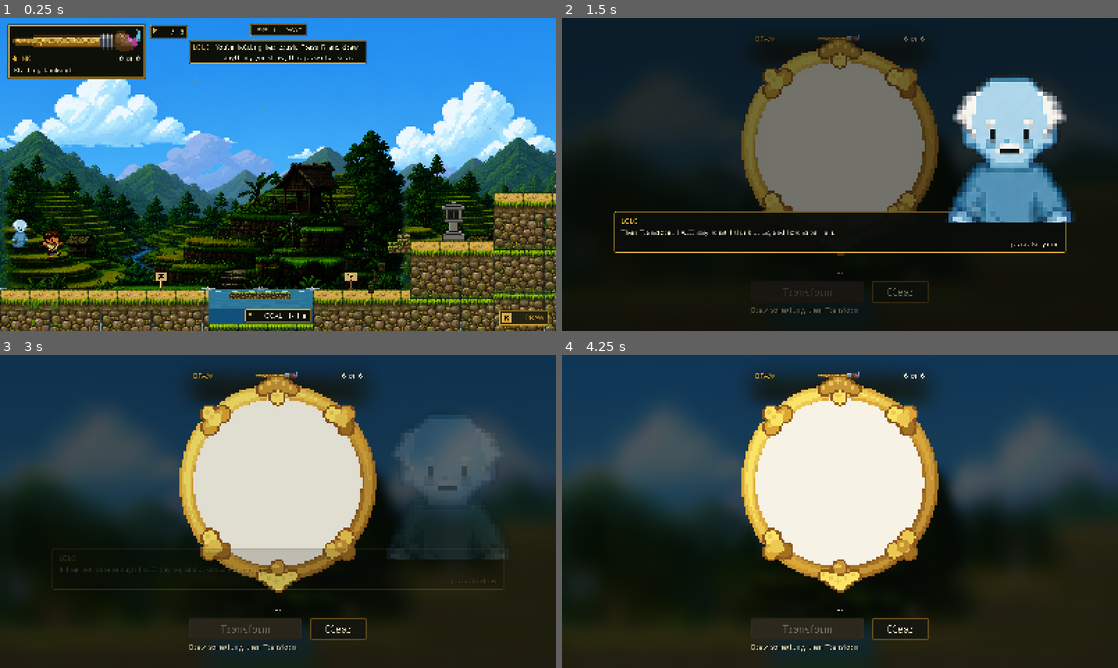
Above: before the commit, frames 1-4 (two rows, left to right).
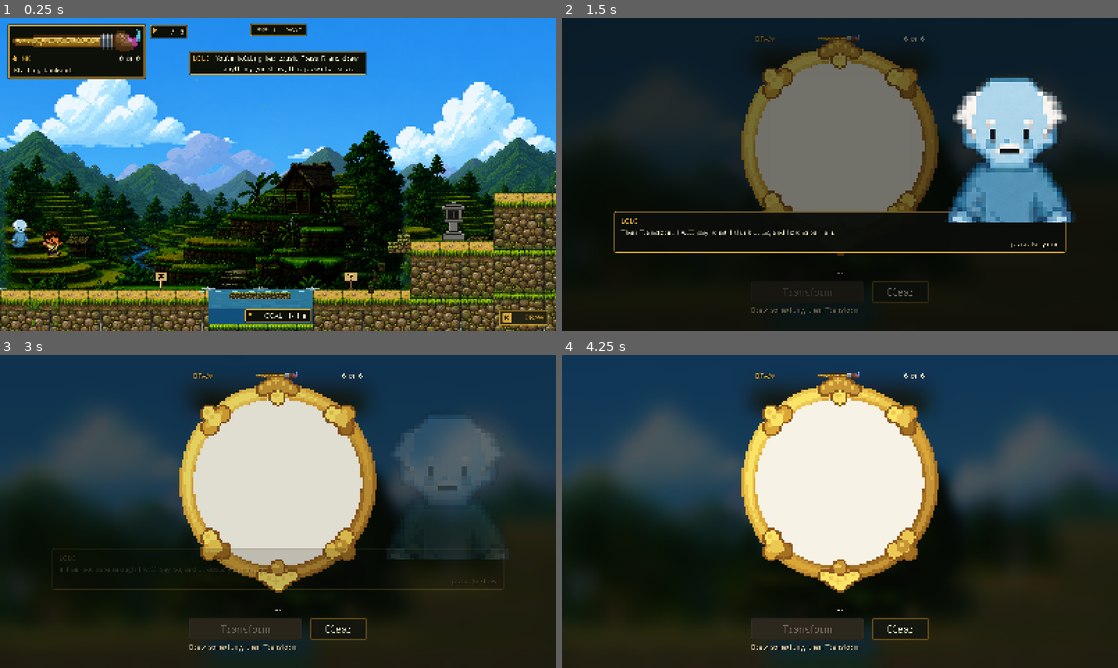
Above: after the commit, the same moments.

Repository: hyuuuan/OBRA
Game: Godot game, scene res://game_level.tscn
The game is run twice, just before and just after one commit, with the same random seed, the same clock (stepped at 60 frames per second) and the same inputs. This scene is started directly instead of the project's main scene.
Inputs (mouse positions are in pixels of both pictures, inside the frame that each line leads up to):
- Up to frame 1 (0.25 s): no input
- Up to frame 2 (1.5 s): click "DRAW" at 0.5 s; tap Enter (ui_accept) at 1.25 s; drag from (840, 146) to (823, 305) at 1.27 s
- Up to frame 3 (3 s): click "Clear" at 2 s; tap Enter (ui_accept) at 2.75 s; drag from (166, 527) to (261, 642) at 2.77 s
- Up to frame 4 (4.25 s): tap R (redraw) at 3.5 s; move the mouse to (895, 442) at 3.52 s; hold D (move_right) from 3.53 s (still down); hold Q (revert_form) from 3.53 s (still down)

The runs differ from the first frame. In frame 1, 2.9% of the frame differs, in the area x 34-99%, y 7-99%; in frame 2, less than 0.1%; in frame 3, 0.7%; in frame 4, 0.8%.

Commit message:
Ask each level what the player should be doing, five times a second
_current_objective() is a new level hook returning a line key, the
obstacle it is about and a place to point. It is DERIVED from the run
every time it is asked, never set at the moment something happened --
an objective written on an event is wrong after every checkpoint
restore, fall and doorway that did not go through that event, which is
the lesson the room framing already learned.

The words live in the level config's objectives block so the class-name
rule can be audited on them. A line with a .tags twin names what the
obstacle is asking for in the strip's own vocabulary, but only once
those tags have been taught: unlocked on the profile, or, for a tutorial
beat whose opening line names them, once the player has walked in. The
marker only points within the space the player is in, since a room is
parked thousands of units from the terrace it opens off.

The hint bar moves down under the new line.

Diff:
--- a/game/scripts/hint_bar.gd
+++ b/game/scripts/hint_bar.gd
@@ -23,10 +23,10 @@
 ## clear. The top of the frame is the one band of a side-scroller that is reliably empty,
 ## and it is the band the player is NOT looking at while they are judging a jump.
 ##
-## Under the badge (which owns y 20..52) and between the two top corners: the HUD frame ends
-## at x 418 and the morph card begins at x 1202, so a bar of this width centred on 800 sits
-## in the gap rather than over either of them.
-const TOP := 66.0
+## Under the badge (which owns y 20..52) and the objective line beneath it (56..90), and
+## between the two top corners: the HUD frame ends at x 418 and the morph card begins at
+## x 1202, so a bar of this width centred on 800 sits in the gap rather than over either.
+const TOP := 98.0
 ## And NARROWER than it was. A hint is one instruction, read once. At 720 wide with the
 ## story box's padding it was a slab half the width of the screen -- which is what a beat of
 ## story is supposed to look like, and the whole point of this channel is that it is not one.
--- a/game/scripts/level_base.gd
+++ b/game/scripts/level_base.gd
@@ -119,6 +119,20 @@
 ## The obstacle the scene's DialogueNode2D presents, or "" if the level has none.
 func _dialogue_node_obstacle_id() -> String:
 	return ""
+
+
+## WHAT THE PLAYER SHOULD BE DOING NOW, worked out from the run rather than remembered.
+##
+## { key, obstacle?, target? }. `key` names a line in the level config's `objectives` block;
+## `obstacle`, when given, lets a line with a `.tags` variant say what that obstacle is asking
+## for in the same words the strip uses; `target` is a world position for the marker. Empty
+## means the level has nothing to point at, and the banner stands down.
+##
+## ⚠ DERIVED, NEVER SET. An objective written at the moment something happened is wrong after
+## every checkpoint restore, fall and doorway that did not go through that moment -- the same
+## reason the room framing is asked every frame instead of being set on the way in.
+func _current_objective() -> Dictionary:
+	return {}
 
 
 ## WHICH LEVEL THIS IS, asked of the level's own config rather than of the hub catalog.
@@ -228,6 +242,14 @@
 ## The framed box every story line is shown in. Built here rather than authored into the
 ## scene because it is pure presentation with no state to save and nothing to wire.
 var dialogue_box: DialogueBox
+## Top centre, under the badge: what to do now. See ObjectiveBanner and _current_objective.
+var objective_banner: ObjectiveBanner
+## And where. See ObjectiveMarker.
+var objective_marker: ObjectiveMarker
+## Seconds until the objective is asked again. Five times a second is instant to a person and
+## costs nothing -- the question is a handful of dictionary reads.
+var _objective_clock := 0.0
+const OBJECTIVE_EVERY := 0.2
 ## The other channel: what the game says while you keep playing.
 var hint_bar: HintBar
 ## The corner readouts and where each belongs, so they can be re-placed together.
@@ -2217,7 +2239,99 @@
 	_build_checkpoint_chip()
 	_build_morph_card()
 	_build_action_prompts()
+	_build_objective()
 	_build_dialogue_box()
+
+
+## The objective line under the badge, and the marker over the world. The marker is the
+## first child of the HUD layer so every readout draws over it: an arrow may point past the
+## ink plate, never across it.
+func _build_objective() -> void:
+	objective_marker = ObjectiveMarker.new()
+	objective_marker.name = "ObjectiveMarker"
+	$CanvasLayer.add_child(objective_marker)
+	$CanvasLayer.move_child(objective_marker, 0)
+	objective_banner = ObjectiveBanner.new()
+	objective_banner.name = "ObjectiveBanner"
+	$CanvasLayer.add_child(objective_banner)
+
+
+## Ask the level what the player should be doing, and show it. Public so a probe can ask on
+## the frame it changed something rather than waiting for the clock.
+func refresh_objective() -> void:
+	if objective_banner == null or director == null:
+		return
+	var goal := _current_objective()
+	objective_banner.set_objective(objective_text(goal))
+	var target: Variant = goal.get("target", null)
+	if target is Vector2 and player != null and is_instance_valid(player) \
+			and _same_space(target as Vector2):
+		objective_marker.point_at(target as Vector2, player)
+	else:
+		objective_marker.clear()
+
+
+## The words for an objective. A line with a `.tags` variant uses it once every tag the
+## obstacle is asking for has been TAUGHT -- before that, naming the tag would be the banner
+## teaching an ability ahead of the beat that does, which is the one thing the tag layer's
+## ordering rule exists to stop.
+func objective_text(goal: Dictionary) -> String:
+	if director == null or goal.is_empty():
+		return ""
+	var table: Dictionary = director.level_data().get("objectives", {})
+	var key := String(goal.get("key", ""))
+	var obstacle := String(goal.get("obstacle", ""))
+	if not obstacle.is_empty() and table.has(key + ".tags"):
+		var spec: Dictionary = director.requirement_spec(obstacle)
+		var tags: Array = spec.get("required_tags", [])
+		var taught := not tags.is_empty()
+		for tag: Variant in tags:
+			if not AbilityTags.is_unlocked(String(tag)):
+				taught = false
+		# A tutorial beat teaches by saying it. Beat 0 has no dialogue node to unlock its
+		# tags -- Lolo names ROLL, then SPAN, in the line each sub-beat opens with, and that
+		# line fires the first time the player walks in.
+		if not taught and not tags.is_empty() \
+				and not (director.obstacle(obstacle).get("sub_beats", []) as Array).is_empty():
+			taught = director.was_entered(obstacle)
+		if taught:
+			return String(table[key + ".tags"]).replace("{tags}",
+				_objective_tags(tags, String(spec.get("match", "all"))))
+	return String(table.get(key, ""))
+
+
+## "FEED, STARTLE or STRIKE" -- a list a person would say, not the strip's "or" between each.
+func _objective_tags(tags: Array, match: String) -> String:
+	var names := PackedStringArray()
+	for tag: Variant in tags:
+		names.append(String(AbilityTags.display_name(String(tag))).to_upper())
+	if names.size() <= 1:
+		return "".join(names)
+	var last := names[names.size() - 1]
+	names.remove_at(names.size() - 1)
+	return "%s %s %s" % [", ".join(names), "or" if match == "any" else "and", last]
+
+
+## Whether a world point is in the same place as the player: both out in the level, or both
+## inside the same room. A room is parked thousands of units away, so an arrow from inside one
+## to something on the terrace would point at the sky.
+func _same_space(point: Vector2) -> bool:
+	var there: Node2D = null
+	for node in get_tree().get_nodes_in_group(&"interiors"):
+		var room := node as Node2D
+		if room != null and Rect2(room.call("bounds")).grow(90.0).has_point(point):
+			there = room
+			break
+	return there == _room_holding_player()
+
+
+## Where a named obstacle's volume stands, for pointing at. Vector2.INF if there is none.
+func _obstacle_point(obstacle_id: String) -> Vector2:
+	for node in get_tree().get_nodes_in_group(&"level_obstacles"):
+		var volume := node as LevelObstacle2D
+		if volume != null and volume.obstacle_id == obstacle_id:
+			return volume.global_position
+	return Vector2.INF
 
 
 ## Its own layer, above the HUD and below every modal. A story line must sit over the ink
@@ -2502,6 +2616,10 @@
 	if player == null or not is_instance_valid(player):
 		return
 	_refresh_room_framing()
+	_objective_clock -= _delta
+	if _objective_clock <= 0.0:
+		_objective_clock = OBJECTIVE_EVERY
+		refresh_objective()
 	_offer_the_nearest_sign()
 	var anchor_position := player.global_position
 	if player.has_method("get_physics_anchor"):
--- a/game/scripts/level_director.gd
+++ b/game/scripts/level_director.gd
@@ -144,6 +144,11 @@
 	return String(_committed.get(id, ""))
 
 
+## Whether the player has stood in this obstacle's volume at all this run.
+func was_entered(id: String) -> bool:
+	return _tier.has(id)
+
+
 func attempts(id: String) -> int:
 	return int(_attempts.get(id, 0))
 
